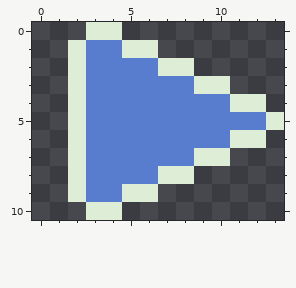
File history of a pixel-art sprite, client/src/assets/ship.png. That is the earlier state.
The file is 16x16 pixels. The old version is drawn lined up with the new one, on the new canvas.
After the commit:
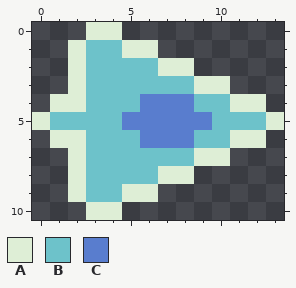
Palette (. is transparent): A #deeed6  B #6dc2ca  C #597dce
From old to new:
canvas 16x16 -> 14x11, the old top-left corner now at 0,-3 (the part of the old canvas that was cut away was empty and is not shown)
Changed rows in their new state; - is an unchanged pixel.
first column x 0:
 1 ---BB--------
 2 ---BBBB------
 3 ---BBBBBB----
 4 -A-BBB---BB--
 5 ABBBB-----BBB
 6 -A-BBB---BB--
 7 ---BBBBBB----
 8 ---BBBB------
 9 ---BB--------
Pixel boxes of the changes (left, top, right, bottom) in both pictures:
changed: (32, 40, 266, 202)
